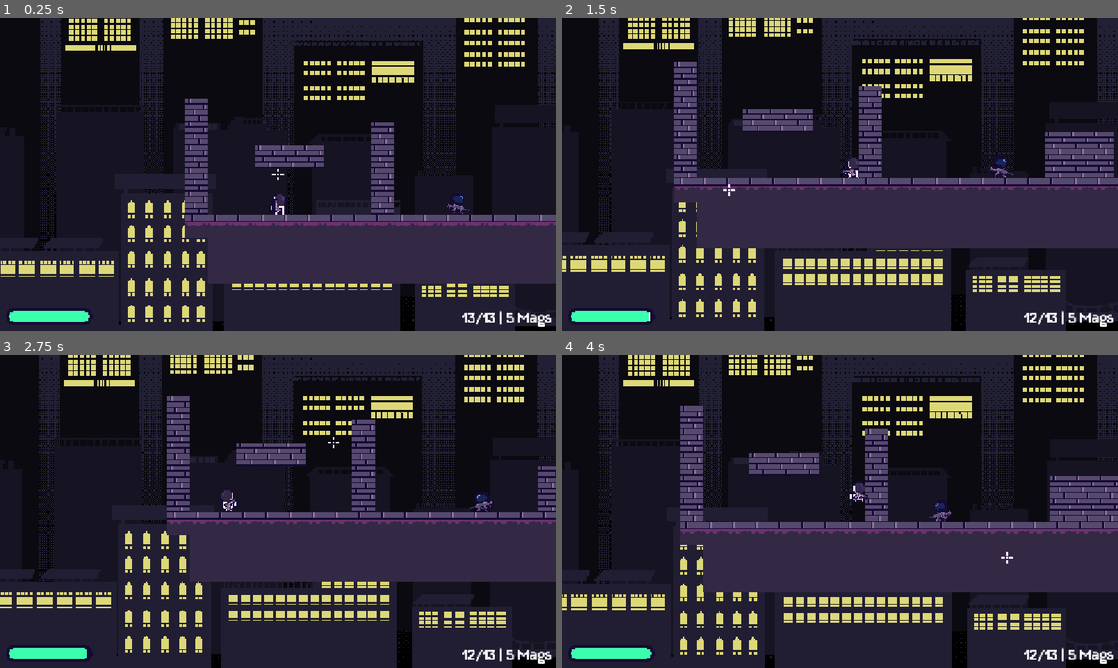
Above: before the commit, frames 1-4 (two rows, left to right).
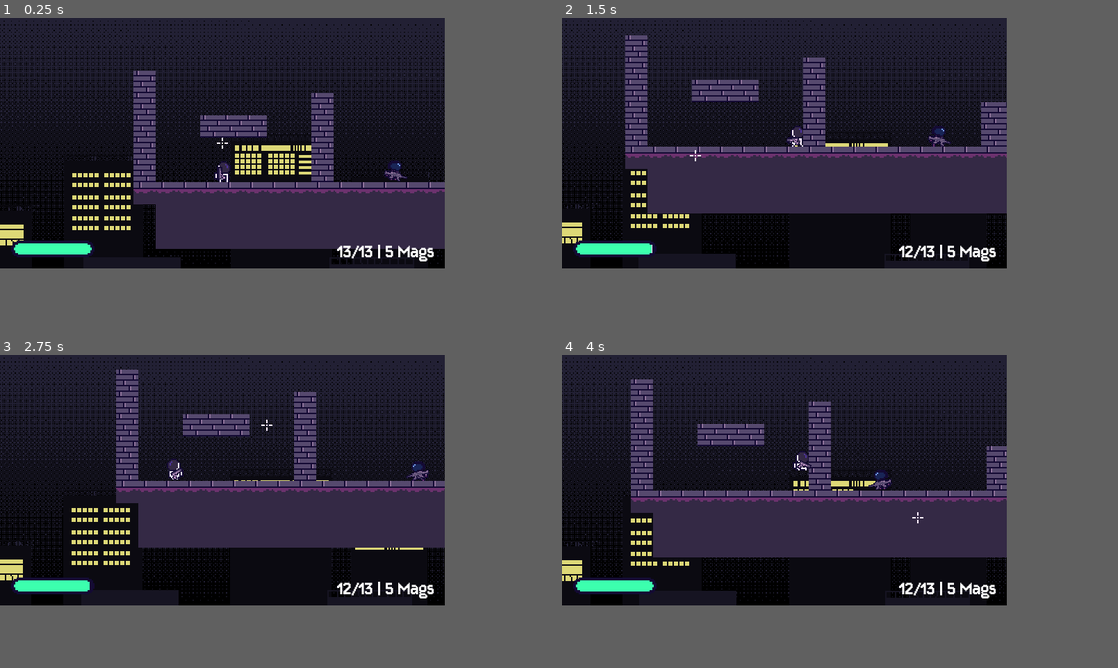
Above: after the commit, the same moments.

Repository: kyteidev/rogueshot
Game: Godot game, scene res://scenes/game_debug.tscn
The game is run twice, just before and just after one commit, with the same random seed, the same clock (stepped at 60 frames per second) and the same inputs.
Inputs (mouse positions are in pixels of both pictures, inside the frame that each line leads up to):
- Up to frame 1 (0.25 s): no input
- Up to frame 2 (1.5 s): move the mouse to (962, 158) at 0.52 s; press the mouse at (962, 158) at 0.53 s; hold D (player_right) from 0.53 s (still down); tap W (player_jump) at 0.77 s; move the mouse to (728, 190) at 1.27 s; release the mouse at (728, 190) at 1.28 s; tap Shift (player_sprint) at 1.35 s
- Up to frame 3 (2.75 s): tap W (player_jump) at 1.52 s; move the mouse to (333, 442) at 2.02 s; release D (player_right) at 2.03 s; hold A (player_left) from 2.03 s (still down); tap 1 (weapon_1) at 2.1 s
- Up to frame 4 (4 s): move the mouse to (812, 574) at 2.77 s; release A (player_left) at 2.78 s; hold D (player_right) from 2.78 s (still down); tap 2 (weapon_2) at 2.85 s; tap W (player_jump) at 3.02, 3.77 s; move the mouse to (1006, 558) at 3.52 s; tap Q (weapon_cycle) at 3.6 s
In our replay, the window is 800x450 before the commit and 640x360 after it. These sizes can differ from the game's own. Grey fills any space a smaller window leaves; there, only what the larger window draws over its background counts as a difference.

The runs differ from the first frame. In frame 1, 49% of the frame differs, in the area x 0-100%, y 0-100%; in frame 2, 54%; in frame 3, 51%; in frame 4, 53%.

Commit message:
change render resolution

Diff:
--- a/project.godot
+++ b/project.godot
@@ -21,8 +21,9 @@
 
 [display]
 
+window/size/viewport_width=640
+window/size/viewport_height=360
 window/stretch/mode="canvas_items"
-window/stretch/aspect="expand"
 
 [editor]
 
--- a/scenes/game_debug.tscn
+++ b/scenes/game_debug.tscn
@@ -38,7 +38,7 @@
 
 [node name="Camera" type="Camera2D" parent="." unique_id=1782809747]
 position = Vector2(0, -60)
-zoom = Vector2(3, 3)
+zoom = Vector2(2, 2)
 process_callback = 0
 script = ExtResource("3_2wr2m")
 
--- a/scenes/hud.tscn
+++ b/scenes/hud.tscn
@@ -14,30 +14,29 @@
 anchor_top = 1.0
 anchor_right = 1.0
 anchor_bottom = 1.0
-offset_left = -210.0
-offset_top = -46.0
-offset_right = -8.0
-offset_bottom = -7.0
+offset_left = -167.0
+offset_top = -44.0
+offset_right = -14.0
+offset_bottom = -5.0
 grow_horizontal = 0
 grow_vertical = 0
 text = "30/30 | 5 Mags"
 label_settings = ExtResource("1_ahhtf")
 horizontal_alignment = 2
+vertical_alignment = 1
 
 [node name="StaminaBarOutline" type="TextureRect" parent="." unique_id=2145359264]
-anchors_preset = -1
-anchor_top = 0.9814815
-anchor_right = 0.15625
-anchor_bottom = 1.037037
-offset_left = 12.0
-offset_top = -36.0
-offset_right = -108.0
-offset_bottom = -60.0
+anchors_preset = 2
+anchor_top = 1.0
+anchor_bottom = 1.0
+offset_left = 16.0
+offset_top = -40.0
+offset_right = 76.0
+offset_bottom = -28.0
 grow_vertical = 0
-scale = Vector2(3, 3)
+scale = Vector2(2, 2)
 texture = ExtResource("3_uo2fv")
 stretch_mode = 2
-metadata/_edit_use_anchors_ = true
 
 [node name="StaminaBar" type="TextureProgressBar" parent="StaminaBarOutline" unique_id=1860971369]
 z_index = 1
--- a/scenes/menus/main_menu.tscn
+++ b/scenes/menus/main_menu.tscn
@@ -10,11 +10,10 @@
 
 [sub_resource type="LabelSettings" id="LabelSettings_nxcxh"]
 font = ExtResource("1_xqga4")
-font_size = 96
+font_size = 64
 
 [sub_resource type="LabelSettings" id="LabelSettings_4iqke"]
 font = ExtResource("1_xqga4")
-font_size = 32
 
 [node name="MainMenu" type="CanvasLayer" unique_id=1172912784]
 script = ExtResource("1_8r73w")
@@ -81,12 +80,14 @@
 anchor_left = 0.5
 anchor_right = 0.5
 offset_left = -210.0
-offset_top = 115.0
+offset_top = 56.0
 offset_right = 210.0
-offset_bottom = 229.0
+offset_bottom = 170.0
 grow_horizontal = 2
 text = "rogueshot"
 label_settings = SubResource("LabelSettings_nxcxh")
+horizontal_alignment = 1
+vertical_alignment = 1
 
 [node name="PlayButton" type="Button" parent="." unique_id=1994759747]
 anchors_preset = 8
@@ -95,9 +96,9 @@
 anchor_right = 0.5
 anchor_bottom = 0.5
 offset_left = -75.0
-offset_top = 10.0
+offset_top = 24.0
 offset_right = 75.0
-offset_bottom = 75.0
+offset_bottom = 74.0
 grow_horizontal = 2
 grow_vertical = 2
 theme = ExtResource("6_ng0o5")
@@ -112,7 +113,7 @@
 offset_left = -74.0
 offset_top = 78.0
 offset_right = 76.0
-offset_bottom = 143.0
+offset_bottom = 128.0
 grow_horizontal = 2
 grow_vertical = 2
 theme = ExtResource("6_ng0o5")
@@ -122,9 +123,10 @@
 anchors_preset = 2
 anchor_top = 1.0
 anchor_bottom = 1.0
-offset_left = 6.0
-offset_top = -38.0
-offset_right = 196.0
+offset_left = 5.0
+offset_top = -20.0
+offset_right = 195.0
+offset_bottom = -1.0
 grow_vertical = 0
 text = "v. 0.1.0-dev.1 (itch.io)"
 label_settings = SubResource("LabelSettings_4iqke")
--- a/scenes/menus/pause_menu.tscn
+++ b/scenes/menus/pause_menu.tscn
@@ -6,7 +6,7 @@
 
 [sub_resource type="LabelSettings" id="LabelSettings_nxcxh"]
 font = ExtResource("2_7unhi")
-font_size = 64
+font_size = 48
 
 [node name="PauseManu" type="CanvasLayer" unique_id=1248834952]
 process_mode = 3
@@ -25,9 +25,9 @@
 anchor_left = 0.5
 anchor_right = 0.5
 offset_left = -133.0
-offset_top = 143.0
+offset_top = 76.0
 offset_right = 134.0
-offset_bottom = 200.0
+offset_bottom = 133.0
 grow_horizontal = 2
 text = "Game Paused"
 label_settings = SubResource("LabelSettings_nxcxh")
@@ -39,9 +39,9 @@
 anchor_right = 0.5
 anchor_bottom = 0.5
 offset_left = -35.0
-offset_top = -15.5
+offset_top = -15.0
 offset_right = 35.0
-offset_bottom = 15.5
+offset_bottom = 16.0
 grow_horizontal = 2
 grow_vertical = 2
 theme = ExtResource("3_gsnt3")
@@ -53,10 +53,10 @@
 anchor_top = 0.5
 anchor_right = 0.5
 anchor_bottom = 0.5
-offset_left = -55.0
-offset_top = 26.0
-offset_right = 55.0
-offset_bottom = 72.0
+offset_left = -35.0
+offset_top = 18.0
+offset_right = 35.0
+offset_bottom = 49.0
 grow_horizontal = 2
 grow_vertical = 2
 theme = ExtResource("3_gsnt3")
--- a/scenes/weapons/crosshair.tscn
+++ b/scenes/weapons/crosshair.tscn
@@ -8,7 +8,6 @@
 script = ExtResource("1_norqy")
 
 [node name="Cursor" type="Node2D" parent="." unique_id=537525748]
-scale = Vector2(1.5, 1.5)
 
 [node name="Reticle" type="Sprite2D" parent="Cursor" unique_id=864043456]
 texture = ExtResource("2_qnjby")
--- a/settings/button.tres
+++ b/settings/button.tres
@@ -4,4 +4,4 @@
 
 [resource]
 default_font = ExtResource("1_ujcrx")
-default_font_size = 32
+default_font_size = 16
--- a/settings/button_title.tres
+++ b/settings/button_title.tres
@@ -4,4 +4,4 @@
 
 [resource]
 default_font = ExtResource("1_ahfru")
-default_font_size = 48
+default_font_size = 32
--- a/settings/label_hud.tres
+++ b/settings/label_hud.tres
@@ -4,4 +4,4 @@
 
 [resource]
 font = ExtResource("1_l63x1")
-font_size = 32
+font_size = 24
